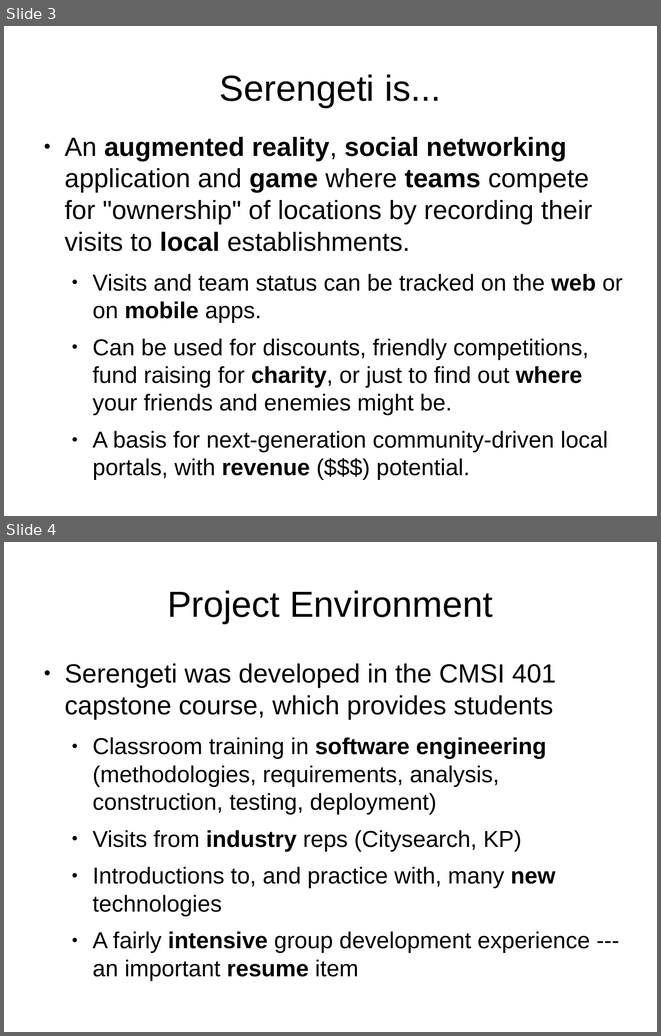
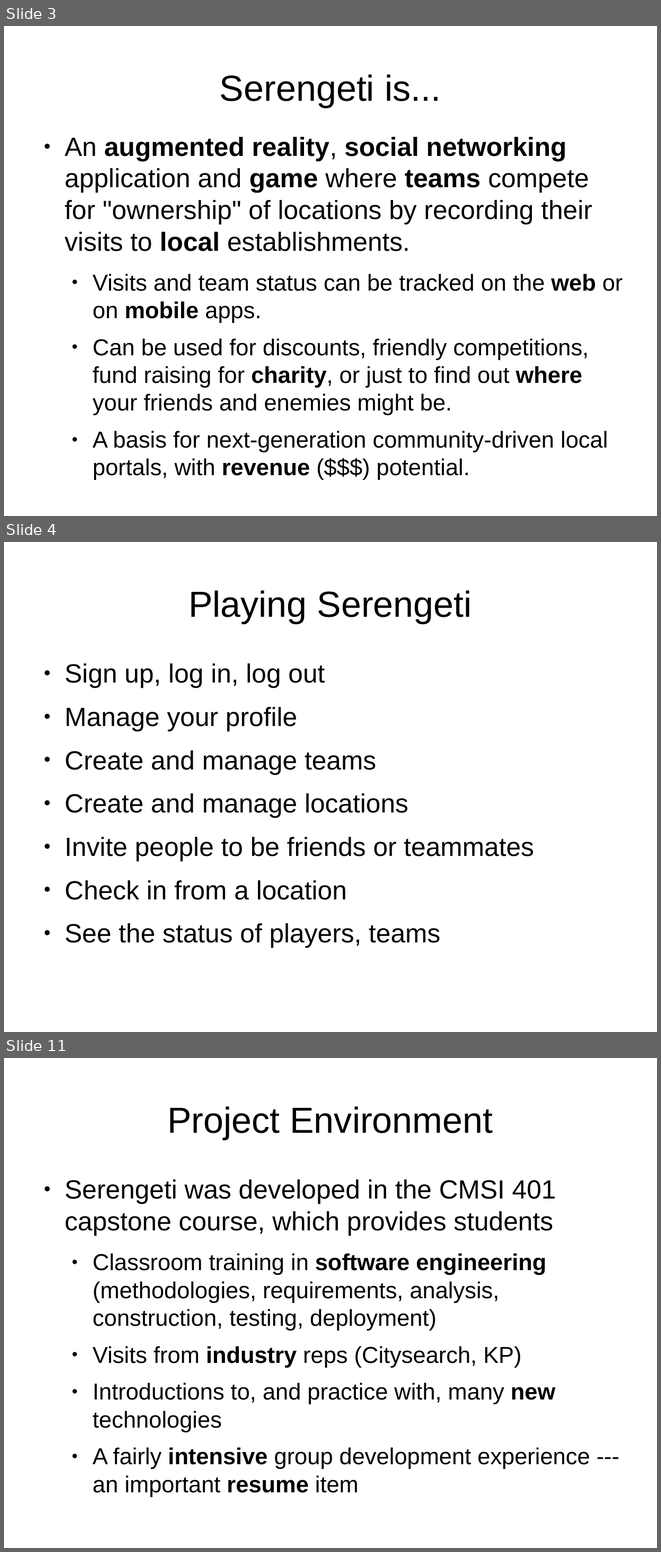
Before and after one commit to lmucs/playserengeti, a slide deck: serengeti/src/site/serengeti.odp. Shown one above the other, each under a label of ours: slides 3 and 4 before the commit, slides 3, 4 and 11 after it; the slides between them are not shown. The pictures are 661x1036 and 661x1552 pixels, drawn with LibreOffice and Linux fonts; fonts in the diff are those of the drawing. Boxes give left, top, right and bottom in pixels: in the first picture for what was removed or moved away, otherwise in the second. Text is boxed around its words. In the diff, an @@ line names an element or a change of style, - is before the commit and + after.

```diff
--- a/serengeti/src/site/serengeti.odp
+++ b/serengeti/src/site/serengeti.odp
@@ slide 4 added at (x1=4, y1=542, x2=657, y2=1032), background #FFFFFF @@
@@ title added at (x1=188, y1=590, x2=472, y2=623), 44 pt, text #000000 @@
+Playing Serengeti
@@ text added at (x1=64, y1=663, x2=534, y2=947), 32 pt, text #000000 @@
+● Sign up, log in, log out
+● Manage your profile
+● Create and manage teams
+● Create and manage locations
+● Invite people to be friends or teammates
+● Check in from a location
+● See the status of players, teams
@@ what was slide 4 is now slide 11 @@
```
Also in this commit, not shown: 5 slides changed, 6 other slides added, 1 slide removed.
